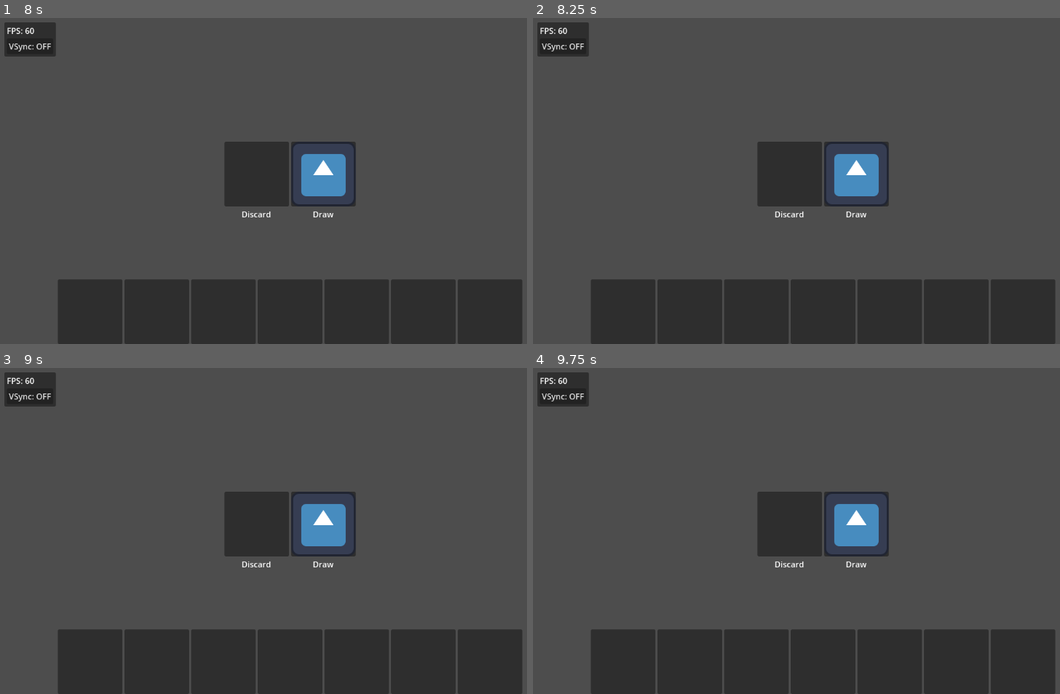
Above: before the commit, frames 1-4 (two rows, left to right).
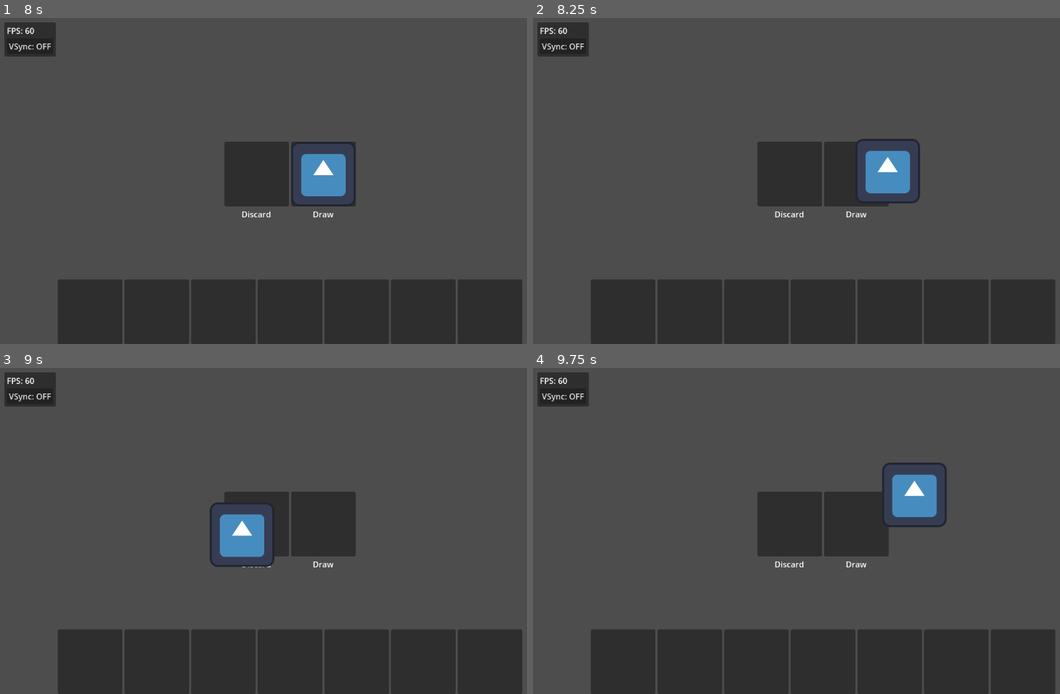
Above: after the commit, the same moments.

Repository: snoeyz/GodotDragAndDropDemo
Game: Godot game, scene res://scenes/menu.tscn
Same seed, same stepped clock (60 frames per second), same inputs: the game is played once before the commit and once after it. The engine's default icon, where the game draws it, is replaced by a stand-in: a white triangle on a blue panel in a dark square.
Inputs (mouse positions are in pixels of both pictures, inside the frame that each line leads up to):
- Up to frame 1 (8 s): click "Button-Based" at 0.5 s; click "VSync: OFF" at 1.25 s; click "VSync: ON" at 2 s; click (321, 174) at 2.75 s; click "VSync: OFF" at 3.5 s; click "VSync: ON" at 4.25 s; click (321, 174) at 5 s; click "VSync: OFF" at 5.75 s; click "VSync: ON" at 6.5 s; click (321, 174) at 7.25 s
- Up to frame 2 (8.25 s): tap Enter at 8 s; move the mouse to (949, 164) at 8.02 s
- Up to frame 3 (9 s): tap Space at 8.75 s; move the mouse to (173, 547) at 8.77 s
- Up to frame 4 (9.75 s): tap Enter at 9.5 s; move the mouse to (880, 459) at 9.52 s

Frame 1 is identical in both runs. In frame 2, 2.4% of the frame differs, in the area x 55-74%, y 37-58%; in frame 3, 3.9%, in the area x 39-68%, y 38-62%; in frame 4, 3.5%.

Commit message:
Add easing to movement

Diff:
--- a/scripts/button/button_draggable_card.gd
+++ b/scripts/button/button_draggable_card.gd
@@ -1,6 +1,8 @@
 class_name ButtonDraggableCard extends Control
 
 signal dragged_away(card: ButtonDraggableCard)
+
+const TWEEN_TIME = 0.25
 
 enum ButtonCardRank { ACE, ONE, TWO, THREE, FOUR, FIVE, SIX, SEVEN, EIGHT, NINE, TEN, JACK, QUEEN, KING }
 enum ButtonCardSuit { HEART, SPADE, DIAMOND, CLUB }
@@ -57,7 +59,7 @@
 	is_being_dragged = false
 
 func revert_pos() -> void:
-	global_position = dragged_from_pos
+	move_to_pos(dragged_from_pos)
 
 func can_move_to_slot(slot: ButtonDroppableSlot) -> bool:
 	match slot.slot_type:
@@ -69,9 +71,18 @@
 			return card_source == ButtonDroppableSlot.ButtonCardSlotType.HAND
 	return false
 
+func move_to_pos(pos: Vector2) -> void:
+	var tween: Tween = get_tree().create_tween()
+	tween.set_ease(Tween.EASE_IN_OUT)
+	tween.tween_property(self, "global_position", pos, TWEEN_TIME)
+
 func move_to_slot(slot: ButtonDroppableSlot) -> void:
+	var old_pos: Vector2 = global_position
 	dragged_away.emit(self)
-	global_position = slot.global_position
 	card_source = slot.slot_type
 	toggle_flip(slot.slot_type != ButtonDroppableSlot.ButtonCardSlotType.DECK)
 	slot.add_card(self)
+	set_deferred("global_position", old_pos)
+	call_deferred("move_to_pos", slot.global_position)
+	print_debug(old_pos)
+	#move_to_pos(slot.global_position)
--- a/scripts/button/button_main.gd
+++ b/scripts/button/button_main.gd
@@ -19,9 +19,11 @@
 	var slot: ButtonDroppableSlot = get_slot_at_pos(get_global_mouse_position())
 	if slot:
 		if not card.can_move_to_slot(slot):
-			return card.revert_pos()
-		card.move_to_slot(slot)
-	card.revert_pos()
+			card.revert_pos()
+		else:
+			card.move_to_slot(slot)
+	else:
+		card.revert_pos()
 
 func get_slot_at_pos(pos: Vector2) -> ButtonDroppableSlot:
 	for slot in slot_list:
